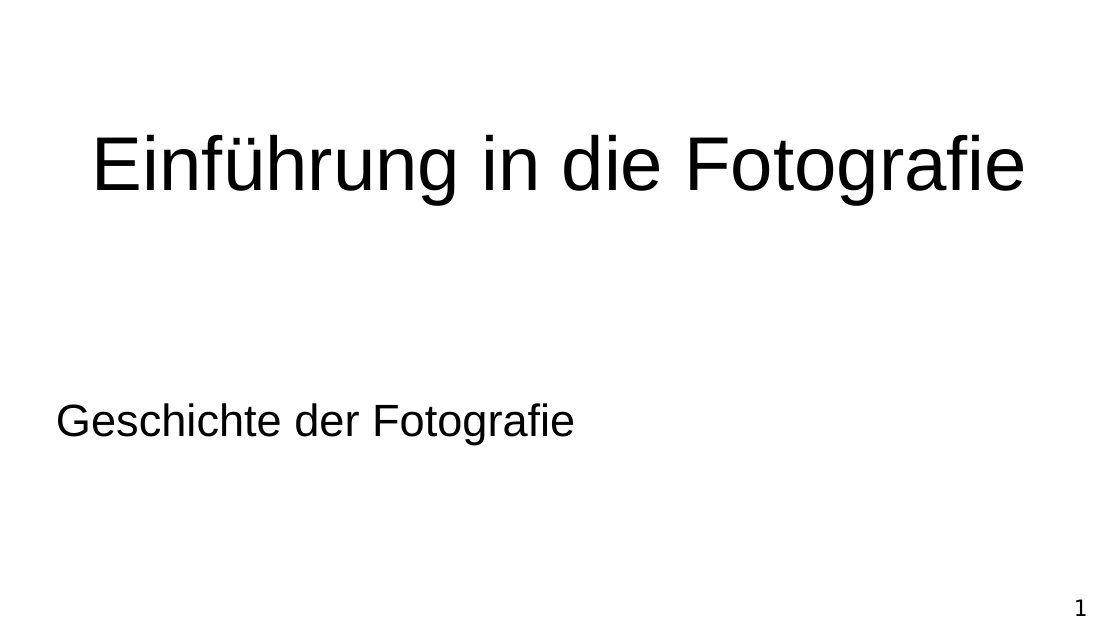
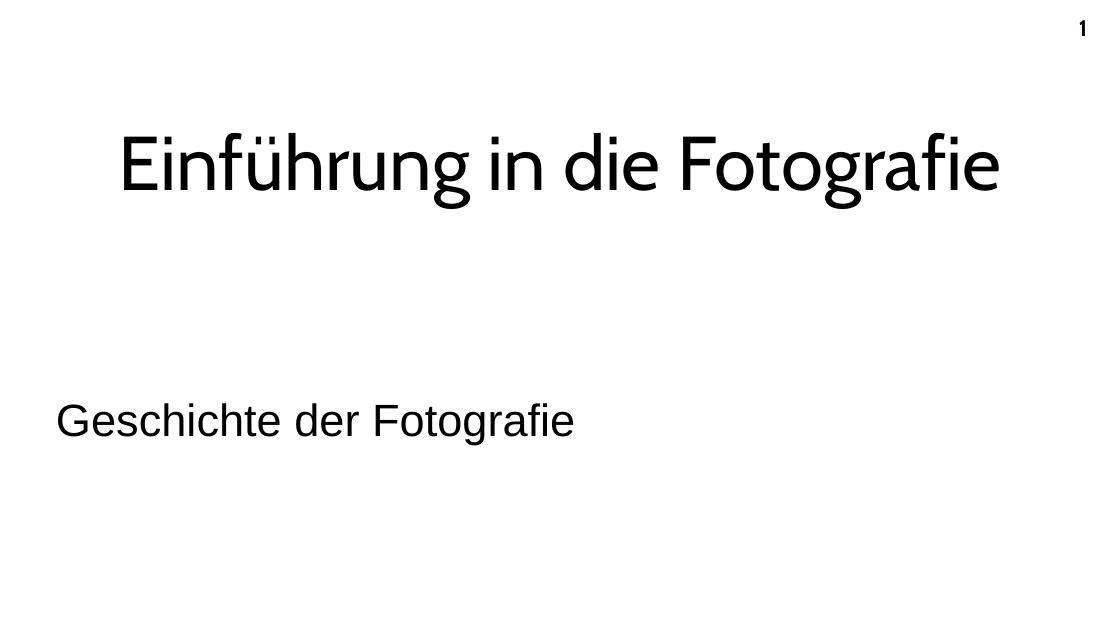
Before and after one commit to A-Schmid/PhotographyCourse, a slide deck: slide 1 of slides_de/history.odp. Drawn at 1120x630 pixels with LibreOffice and Linux fonts; fonts in the diff are those of the drawing. Boxes give left, top, right and bottom in pixels: in the first picture for what was removed or moved away, otherwise in the second. Text is boxed around its words. In the diff, an @@ line names an element or a change of style, - is before the commit and + after.

```diff
--- a/slides_de/history.odp
+++ b/slides_de/history.odp
@@ title "Einführung in die Fotografie" at [118,133,1002,207]: font Arial to Cabin @@
@@ page number: place and size @@
-page number at [1074,599,1088,616]
+page number at [1079,20,1087,36]
@@ page number at [1079,20,1087,36]: font DejaVu Sans Mono to Cabin, bold on @@
```
Also in this commit, not shown: 7 slides added, 1 slide removed, 1 other file.
